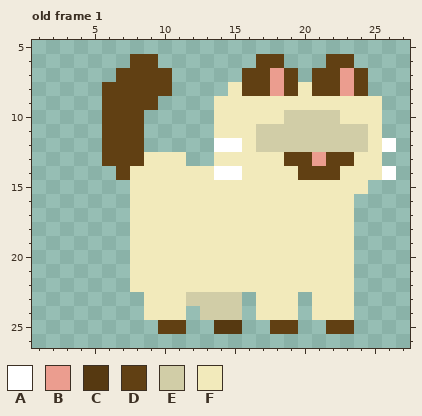
Pixel-art file: project/characters/player_character/art/siamese cat walk1.aseprite. This is how it looked before the edit.
32x32 pixels, 4 frames. Shown: old frame 1: x 1..27, y 5..26.
Palette (. is transparent): A #ffffff  B #eb9d8f  C #563911  D #614013  E #d1cda7  F #f2eabb
Pixels before, old frame 1, first column x 6:
 6 ..DD.......DD...DD...
 7 .DDDD.....DDBD.DDBD..
 8 DDDDD....FDDBDFDDBD..
 9 DDDD....FFFFFFFFFFFF.
10 DDD.....FFFFFEEEEFFF.
11 DDD.....FFFEEEEEEEEF.
12 DDD.....AAFEEEEEEEEFA
13 DDDFFF..FFFFFDDBDDFF.
14 .DFFFFFFAAFFFFDDDFFFA
15 ..FFFFFFFFFFFFFFFFF..
16 ..FFFFFFFFFFFFFFFF...
17 ..FFFFFFFFFFFFFFFF...
18 ..FFFFFFFFFFFFFFFF...
19 ..FFFFFFFFFFFFFFFF...
20 ..FFFFFFFFFFFFFFFF...
21 ..FFFFFFFFFFFFFFFF...
22 ..FFFFFFFFFFFFFFFF...
23 ...FFFEEEE.FFF.FFF...
24 ...FFF.EEE.FFF.FFF...
25 ....DD..CC..DD..DD...
After:
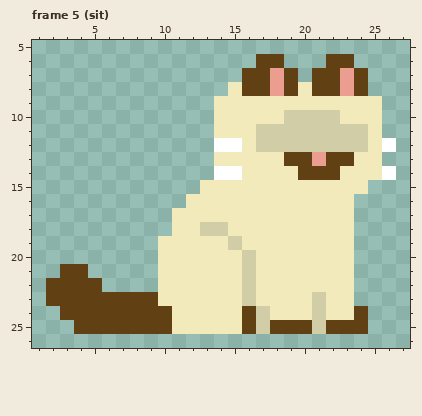
A new or re-ordered frame is compared with the old frame closest to it.
From the commit log: Adds cat animations for walking
The edit:
frames 4 -> 5
Frame 5 (sit) is new; against old frame 1:
There is now colour D in row 21 at x 3 to 4; in row 22 at x 2 to 5; in row 23 at x 2 to 8; in row 24 at x 3 to 8, 16 and 24; in row 25 at x 4 to 9, 16, 20 and 24.
The edit turns colour F into colour D in row 23 at x 9; in row 24 at x 9 to 10.
There is now colour E in row 23 at x 16; in row 25 at x 17 and 21.
The edit turns colour F into colour E in row 18 at x 13 to 14; in row 19 at x 15; in rows 20 to 22 at x 16; in row 23 at x 21; in row 24 at x 17 and 21.
There is now colour F in row 23 at x 20; in row 24 at x 12 and 20; in row 25 at x 12 to 13.
The edit turns colour C into colour F in row 25 at x 14 to 15.
The edit turns colour D into colour F in row 25 at x 11.
The edit turns colour E into colour F in row 23 at x 12 to 15; in row 24 at x 13 to 15.
Colour D is removed in row 6 at x 8 to 9; in row 7 at x 7 to 10; in row 8 at x 6 to 10; in row 9 at x 6 to 9; in rows 10 to 13 at x 6 to 8; in row 14 at x 7.
Colour F is removed in row 13 at x 9 to 11; in row 14 at x 8 to 13; in row 15 at x 8 to 12; in row 16 at x 8 to 11; in rows 17 to 18 at x 8 to 10; in rows 19 to 22 at x 8 to 9.
Pixel boxes of the changes (left, top, right, bottom) in both pictures:
changed: (46, 54, 368, 334)
